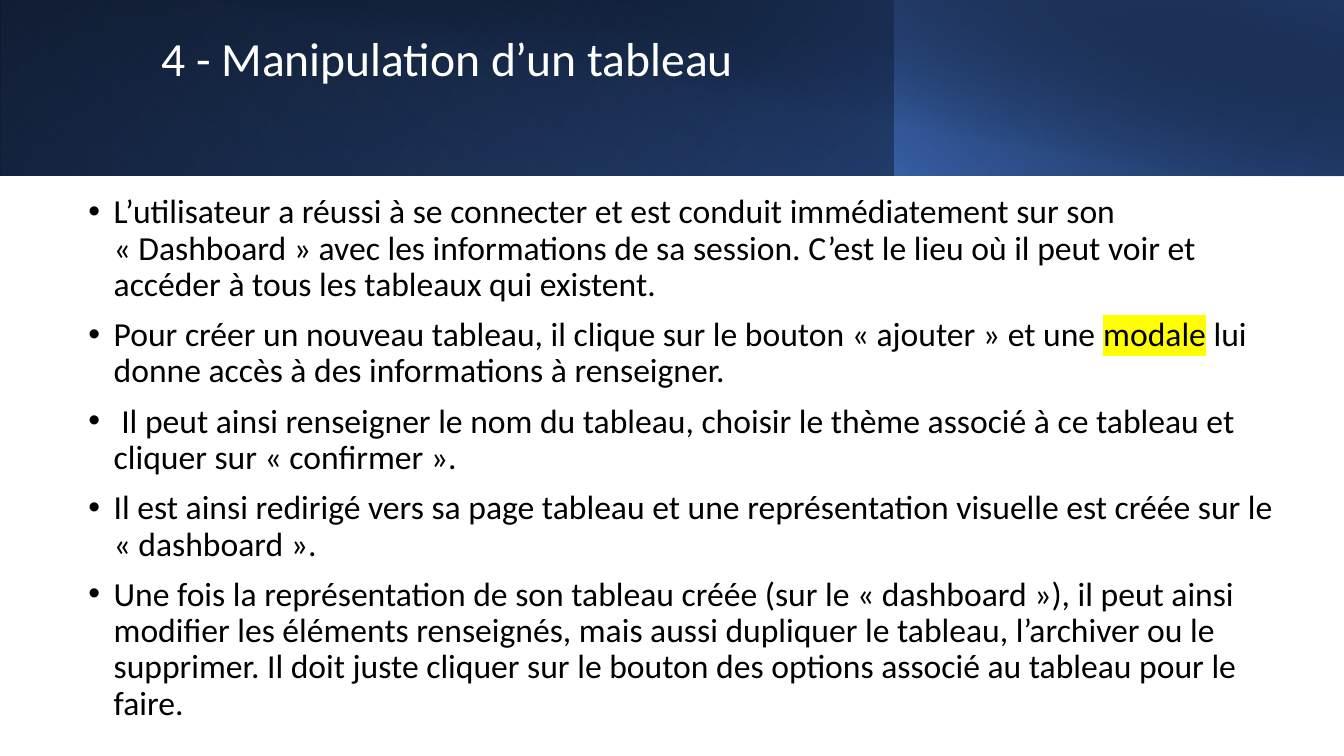
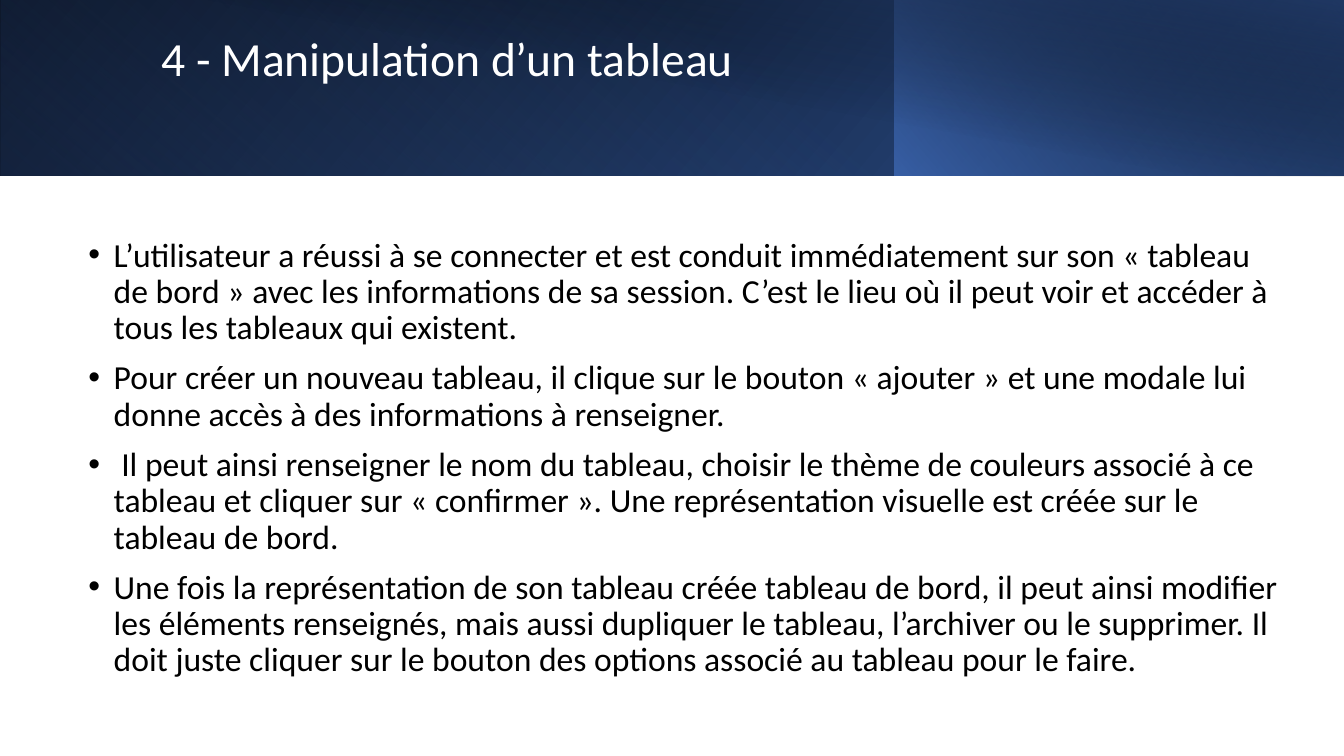
Before and after one commit to mrstph/project-calista, a slide deck: slide 18 of dossier-analyse/dossier-analyse.pptx (slide 17 before the commit). Drawn at 1344x756 pixels with LibreOffice and Linux fonts; fonts in the diff are those of the drawing. Boxes give left, top, right and bottom in pixels: in the first picture for what was removed or moved away, otherwise in the second. Text is boxed around its words. In the diff, an @@ line names an element or a change of style, - is before the commit and + after.

```diff
--- a/dossier-analyse/dossier-analyse.pptx
+++ b/dossier-analyse/dossier-analyse.pptx
@@ text at (x1=114, y1=243, x2=1267, y2=345): text changed @@
-• L’utilisateur a réussi à se connecter et est conduit immédiatement sur son « Dashboard » avec les informations de sa session. C’est le lieu où il peut voir et accéder à tous les tableaux qui existent.
+• L’utilisateur a réussi à se connecter et est conduit immédiatement sur son « tableau de bord » avec les informations de sa session. C’est le lieu où il peut voir et accéder à tous les tableaux qui existent.
@@ text at (x1=114, y1=365, x2=1246, y2=432): highlight #FFFF00 to none in "modale" @@
@@ text at (x1=114, y1=452, x2=1277, y2=677): text changed @@
-• Il peut ainsi renseigner le nom du tableau, choisir le thème associé à ce tableau et cliquer sur « confirmer ».
-• Il est ainsi redirigé vers sa page tableau et une représentation visuelle est créée sur le « dashboard ».
-• Une fois la représentation de son tableau créée (sur le « dashboard »), il peut ainsi modifier les éléments renseignés, mais aussi dupliquer le tableau, l’archiver ou le supprimer. Il doit juste cliquer sur le bouton des options associé au tableau pour le faire.
+• Il peut ainsi renseigner le nom du tableau, choisir le thème de couleurs associé à ce tableau et cliquer sur « confirmer ». Une représentation visuelle est créée sur le tableau de bord.
+• Une fois la représentation de son tableau créée tableau de bord, il peut ainsi modifier les éléments renseignés, mais aussi dupliquer le tableau, l’archiver ou le supprimer. Il doit juste cliquer sur le bouton des options associé au tableau pour le faire.
```
Also in this commit, not shown: 36 other slides changed, 3 slides added, 2 slides removed.
